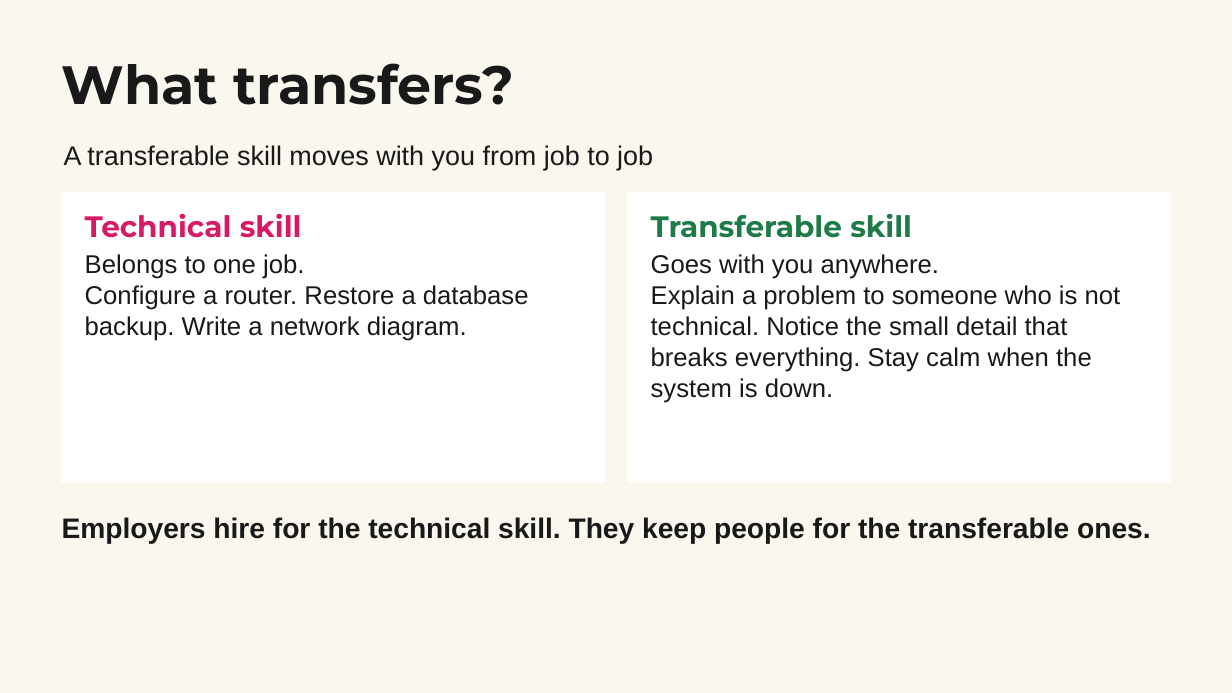
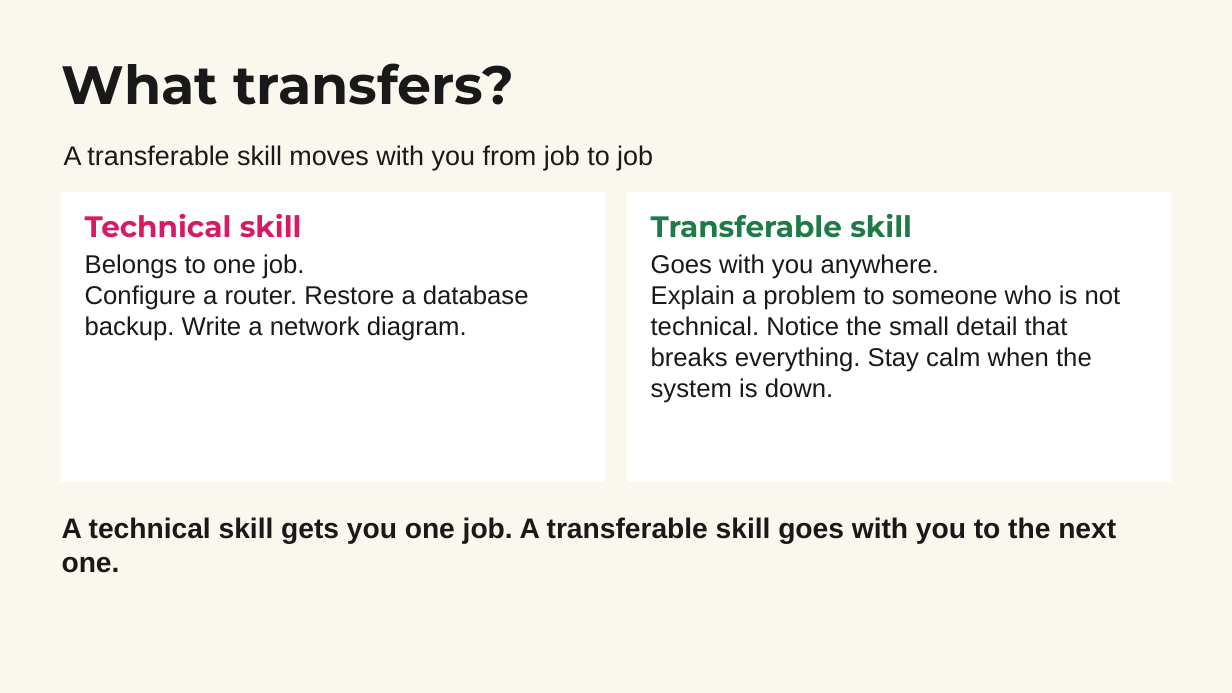
Before and after one commit to elbrielle/cce-curriculum, a slide deck: slide 8 of docs/resources/slides/1sw-wk3-day1.pptx (slide 6 before the commit). Drawn at 1232x693 pixels with LibreOffice and Linux fonts; fonts in the diff are those of the drawing. Boxes give left, top, right and bottom in pixels: in the first picture for what was removed or moved away, otherwise in the second. Text is boxed around its words. In the diff, an @@ line names an element or a change of style, - is before the commit and + after.

```diff
--- a/docs/resources/slides/1sw-wk3-day1.pptx
+++ b/docs/resources/slides/1sw-wk3-day1.pptx
@@ text at box(62, 517, 1116, 544): text changed @@
-Employers hire for the technical skill. They keep people for the transferable ones.
+A technical skill gets you one job. A transferable skill goes with you to the next one.
```
Also in this commit, not shown: 4 other slides changed, 2 slides added, 14 other files.
